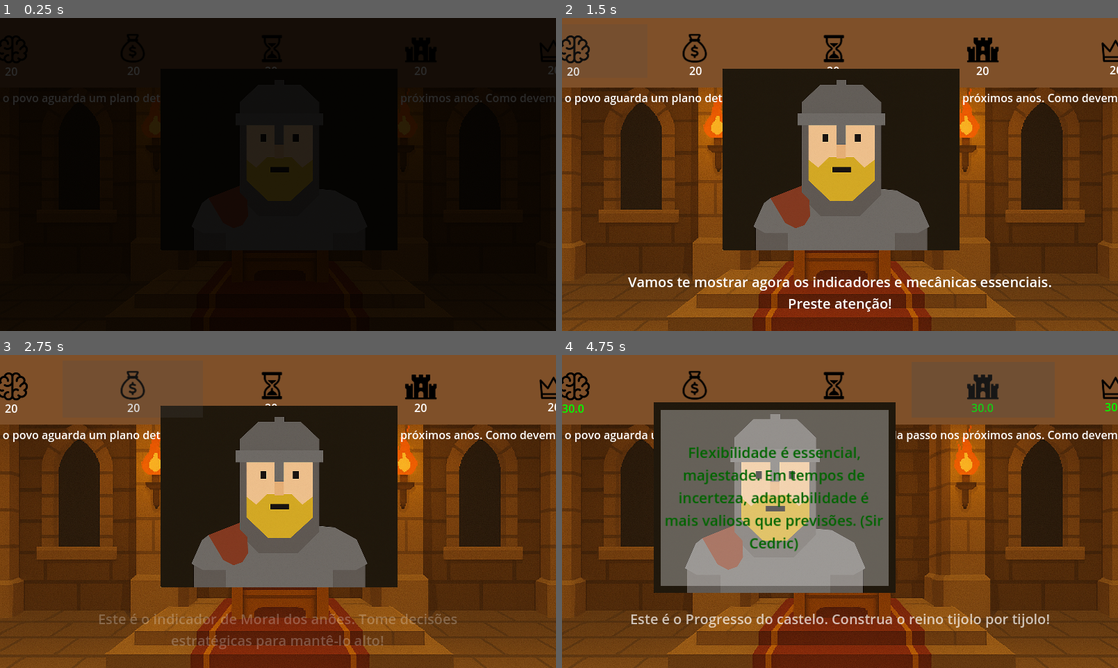
Above: before the commit, frames 1-4 (two rows, left to right).
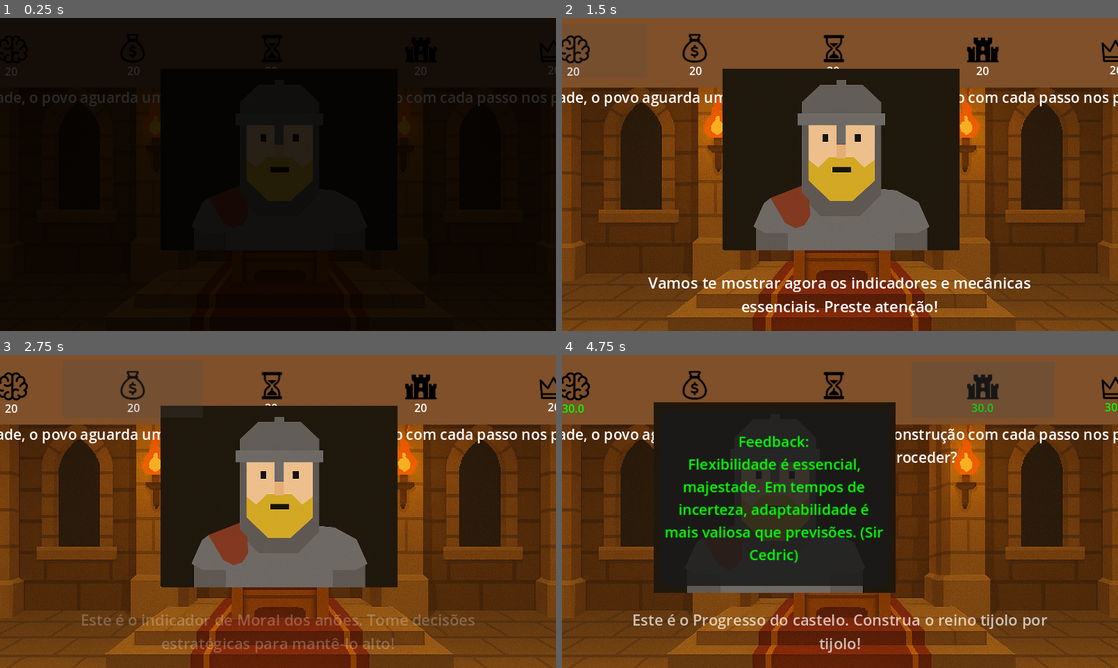
Above: after the commit, the same moments.

Repository: JulioDomanski/TCC
Game: Godot game, scene res://scenes/Main.tscn
Two runs of this game, one before a commit and one after it. Both use one fixed random seed, a clock stepped at 60 frames per second and the inputs below. This scene is started directly instead of the project's main scene.
Inputs (mouse positions are in pixels of both pictures, inside the frame that each line leads up to):
- Up to frame 1 (0.25 s): no input
- Up to frame 2 (1.5 s): drag from (828, 165) to (895, 105) at 0.52 s; drag from (1006, 221) to (812, 237) at 1.27 s
- Up to frame 3 (2.75 s): move the mouse to (111, 464) at 2.02 s; click (111, 464) at 2.17 s
- Up to frame 4 (4.75 s): tap Enter at 2.75 s; drag from (867, 511) to (673, 464) at 2.77 s; move the mouse to (756, 433) at 3.52 s; click (756, 433) at 3.67 s; drag from (823, 502) to (756, 433) at 4.27 s

The runs differ from the first frame. In frame 1, 0.7% of the frame differs, in the area x 0-100%, y 23-29%; in frame 2, 3.3%; in frame 3, 2.8%; in frame 4, 26%, in the area x 0-100%, y 17-96%.

Commit message:
fix: deixando o feedback mais legivel e fonte dilema e tutorial maior

Diff:
--- a/scripts/Card.gd
+++ b/scripts/Card.gd
@@ -69,17 +69,17 @@
 	# Configura os textos
 
 	if is_feedback:
-		label_feedback.text = card_data["feedback"][direction]
+		label_feedback.text = "Feedback:\n"+card_data["feedback"][direction]
 		label_feedback.visible = true
 
 		if(card_data["correct_answer"] == direction):
-			label_feedback.add_theme_color_override("font_color", Color.DARK_GREEN)
+			label_feedback.add_theme_color_override("font_color", Color.GREEN)
 		else:
 			label_feedback.add_theme_color_override("font_color", Color.RED)
 		feedback_background.visible = true
 		feedback_background.modulate.a = 0
 		feedback_background.scale = Vector2(0.8, 0.8)
-
+		feedback_background.color = Color(0.1, 0.1, 0.1, 0.85)
 		var tween = get_tree().create_tween()
 		tween.tween_property(label_feedback, "modulate:a", 1, 0.4)
 		tween.parallel().tween_property(label_feedback, "scale", Vector2(1, 1), 0.4).set_trans(Tween.TRANS_BACK).set_ease(Tween.EASE_OUT)
--- a/scripts/Main.gd
+++ b/scripts/Main.gd
@@ -69,7 +69,6 @@
 var tutorial_index = 0
 var highlight_rect : ColorRect
 var tutorial_label = null
-
 
 
 func _ready():
@@ -145,6 +144,7 @@
 
 	current_card.setup_card(cards_data[card_id])
 	dilema.text = cards_data[card_id]["text"]
+	dilema.add_theme_font_size_override("font_size", 21)
 
 
 	current_card.connect("card_discarded", Callable(self, "_on_card_discarded"))
@@ -168,6 +168,7 @@
 
 
 	current_card = CardScene.instantiate()
+
 	cardContainer.add_child(current_card)
 	current_card.setup_card(cards_data[card_id], true,direction)
 	current_card.connect("card_discarded", Callable(self, "_on_card_discarded"))
@@ -341,7 +342,7 @@
 	tutorial_label.offset_bottom = -10
 
 
-	tutorial_label.add_theme_font_size_override("font_size", 20)
+	tutorial_label.add_theme_font_size_override("font_size", 22)
 	tutorial_label.set("custom_colors/font_color", Color(1, 1, 1))
 	tutorial_label.autowrap_mode = TextServer.AUTOWRAP_WORD_SMART
 	tutorial_label.horizontal_alignment = HORIZONTAL_ALIGNMENT_CENTER
